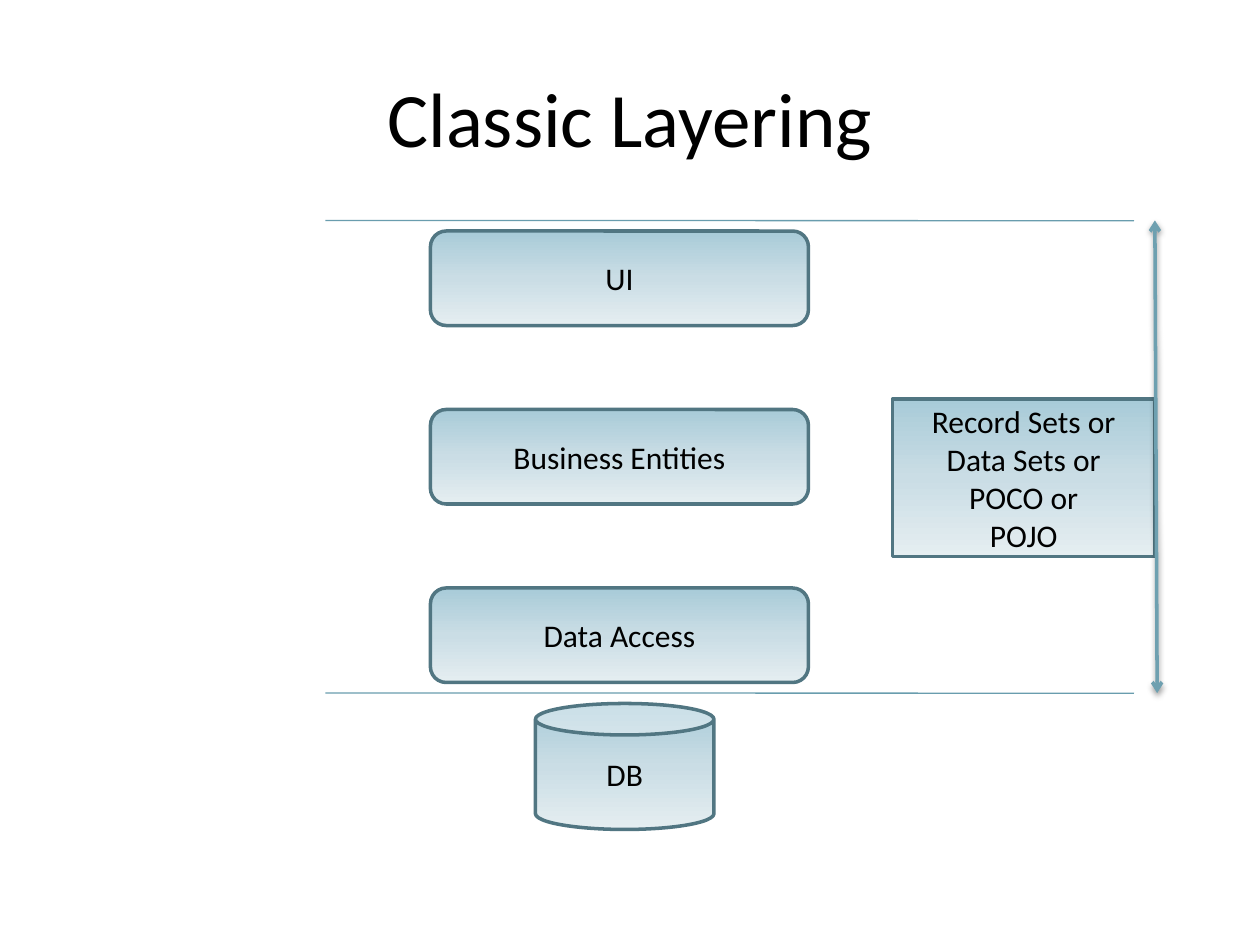
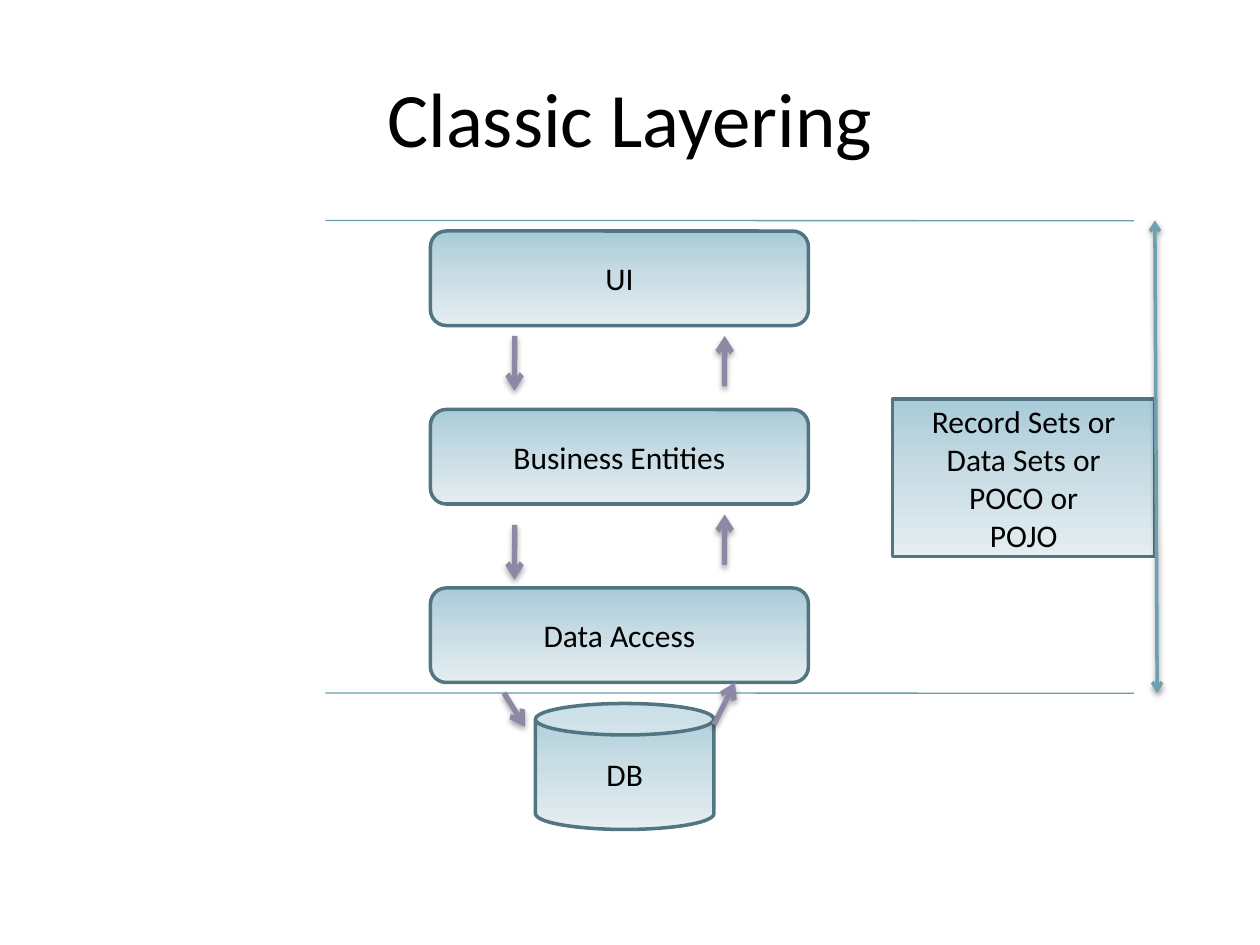
Before and after one commit to arturtv/dddpresentation, a slide deck: slide 14 of Domain-DrivenDesign.A.Trosin.pptx. Drawn at 1260x945 pixels with LibreOffice and Linux fonts; fonts in the diff are those of the drawing. Boxes give left, top, right and bottom in pixels: in the first picture for what was removed or moved away, otherwise in the second. Text is boxed around its words. In the diff, an @@ line names an element or a change of style, - is before the commit and + after.

```diff
--- a/Domain-DrivenDesign.A.Trosin.pptx
+++ b/Domain-DrivenDesign.A.Trosin.pptx
@@ arrow added from (515, 336) to (514, 391), #8D89A4 3 pt @@
@@ arrow added from (724, 387) to (724, 336), #8D89A4 3 pt @@
@@ arrow added from (515, 525) to (514, 580), #8D89A4 3 pt @@
@@ arrow added from (724, 564) to (724, 514), #8D89A4 3 pt @@
@@ arrow added from (714, 724) to (735, 683), #8D89A4 3 pt @@
@@ arrow added from (504, 693) to (525, 727), #8D89A4 3 pt @@
```
Also in this commit, not shown: 1 other slide changed.
